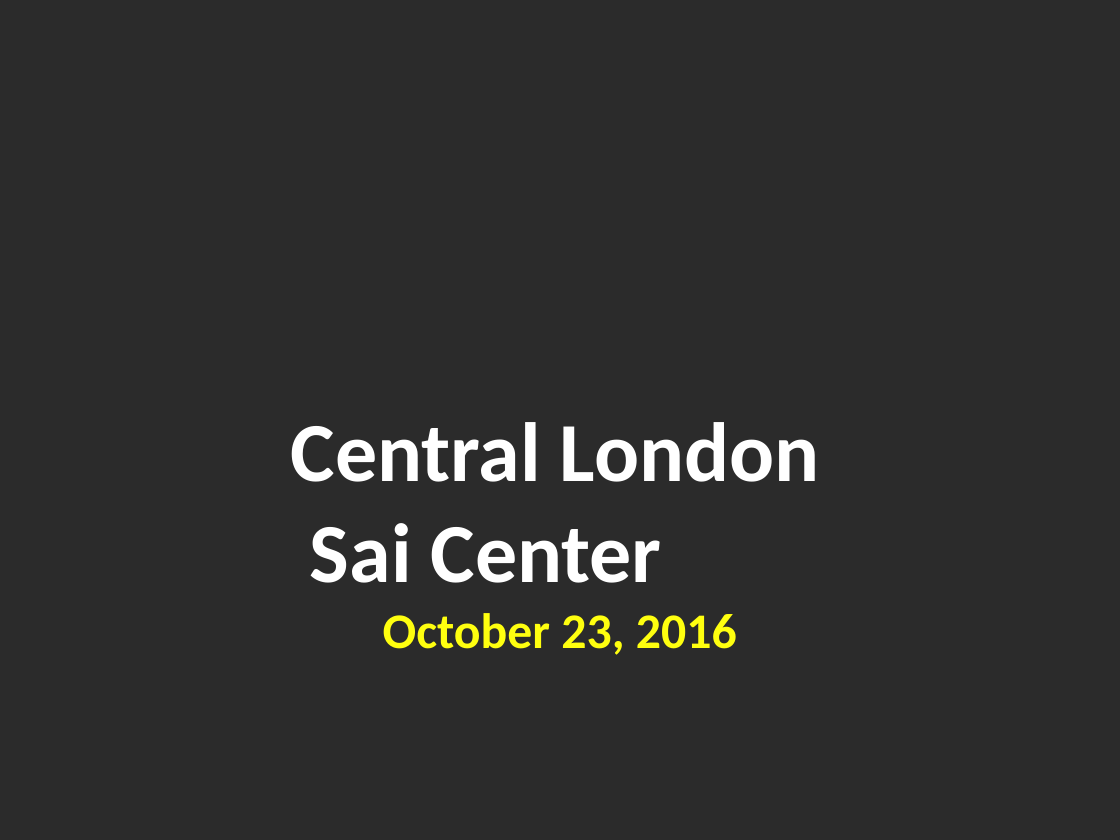
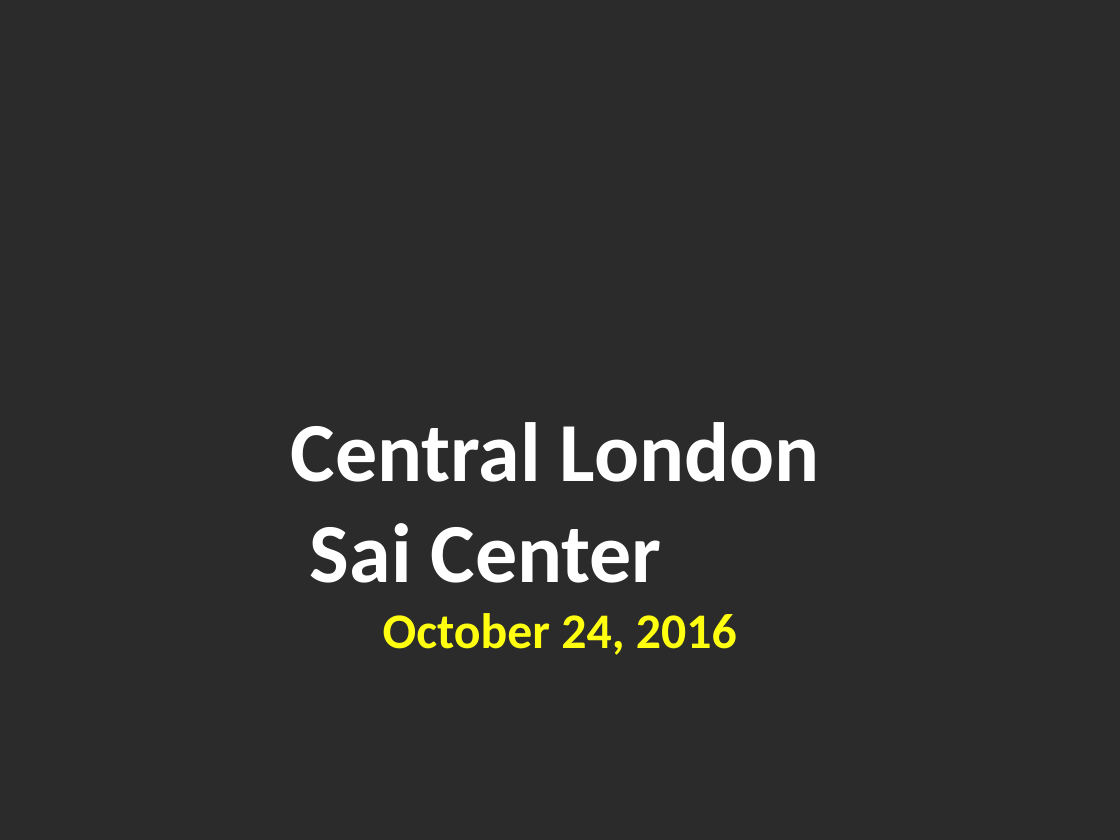
Before and after one commit to riteshreddyr/bhajanpresentationmaker, a slide deck: slide 1 of generated_ppts/bhajans.pptx. Drawn at 1120x840 pixels with LibreOffice and Linux fonts; fonts in the diff are those of the drawing; background and template pictures are left out; a plain dark background stands for a picture behind light text. Boxes give left, top, right and bottom in pixels: in the first picture for what was removed or moved away, otherwise in the second. Text is boxed around its words. In the diff, an @@ line names an element or a change of style, - is before the commit and + after.

```diff
--- a/generated_ppts/bhajans.pptx
+++ b/generated_ppts/bhajans.pptx
@@ text at [291, 422, 819, 655]: text changed @@
-Central London
-Sai Center
-October 23, 2016
+Central London
+Sai Center
+October 24, 2016
```
Also in this commit, not shown: 5 other slides changed, 5 slides added, 4 slides removed, 2 other files.
